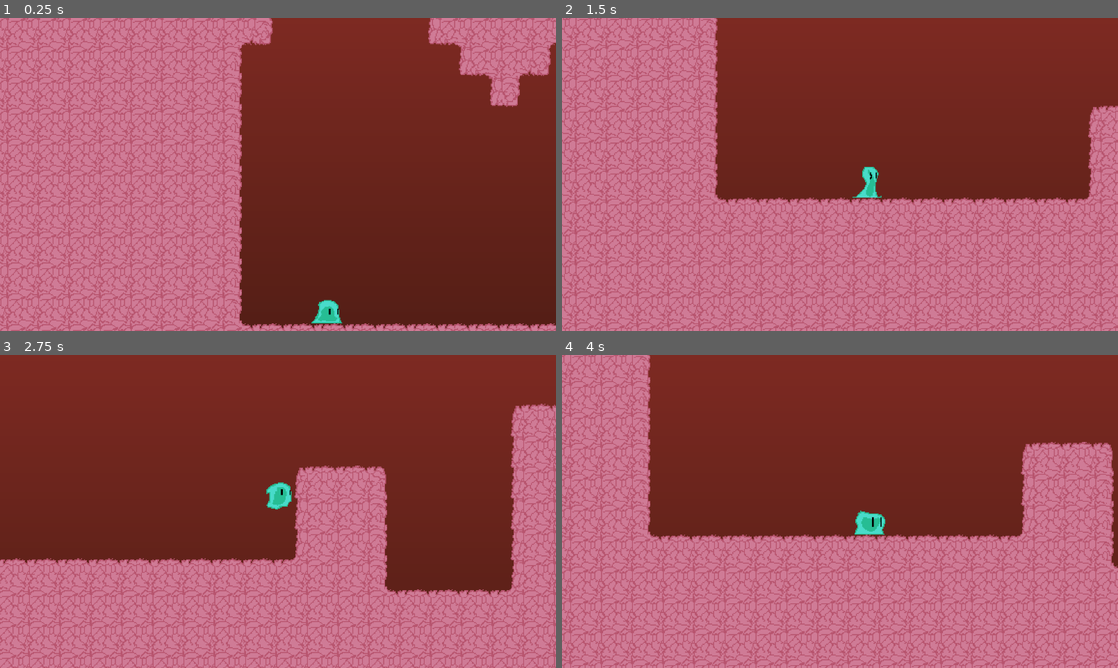
Above: before the commit, frames 1-4 (two rows, left to right).
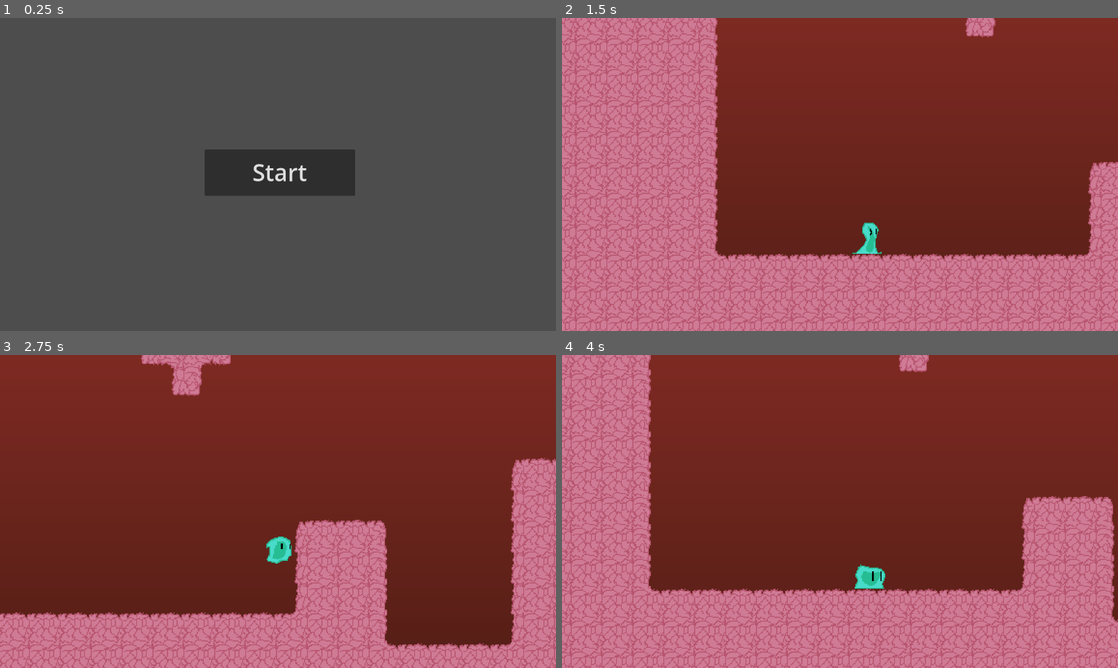
Above: after the commit, the same moments.

Repository: HeyItsEquin/Platformer
Game: Godot game, scene res://MainMenu.tscn
The game is run twice, just before and just after one commit, with the same random seed, the same clock (stepped at 60 frames per second) and the same inputs. Before the commit the project starts from res://Game.tscn.
Inputs (mouse positions are in pixels of both pictures, inside the frame that each line leads up to):
- Up to frame 1 (0.25 s): no input
- Up to frame 2 (1.5 s): click (840, 171) at 0.5 s, where only the run after the commit has a clickable "Start"; hold D (move_right) from 1.28 s (still down); hold Ctrl (burrow) from 1.28 s (still down)
- Up to frame 3 (2.75 s): keep holding D (move_right); tap W (move_up) at 1.52, 1.55, 1.82, 2.1, 2.27, 2.57 s; release Ctrl (burrow) at 2.03 s; tap Ctrl (burrow) at 2.3 s
- Up to frame 4 (4 s): release D (move_right) at 2.78 s; hold A (move_left) 2.78-3.53 s; hold Ctrl (burrow) 2.78-3.53 s; tap W (move_up) at 3.05, 3.77 s; hold D (move_right) from 3.53 s (still down); tap Ctrl (burrow) at 3.6 s

The runs differ from the first frame. In frame 1, 100% of the frame differs, in the area x 0-100%, y 0-100%; in frame 2, 29%; in frame 3, 27%; in frame 4, 29%.

Commit message:
Added simple main menu

Diff:
--- a/Game.tscn
+++ b/Game.tscn
@@ -14,6 +14,7 @@
 
 [node name="Camera" parent="." unique_id=1163935152 node_paths=PackedStringArray("follow_target") instance=ExtResource("3_t88pq")]
 follow_target = NodePath("../Player")
+height_offset = 64.0
 
 [node name="Brain" parent="Camera" index="0" unique_id=270523450]
 visible = true
--- /dev/null
+++ b/MainMenu.tscn
@@ -0,0 +1,26 @@
+[gd_scene format=3 uid="uid://dwsvrdr6egww5"]
+
+[ext_resource type="Script" uid="uid://j4v6tyagsd1s" path="res://main_menu.gd" id="1_i26rj"]
+
+[sub_resource type="Theme" id="Theme_kjwba"]
+default_font_size = 48
+
+[node name="MainMenu" type="Control" unique_id=789434898]
+layout_mode = 3
+anchors_preset = 15
+anchor_right = 1.0
+anchor_bottom = 1.0
+grow_horizontal = 2
+grow_vertical = 2
+script = ExtResource("1_i26rj")
+
+[node name="Button" type="Button" parent="." unique_id=33670807]
+layout_mode = 0
+offset_left = 424.0
+offset_top = 272.0
+offset_right = 736.0
+offset_bottom = 368.0
+theme = SubResource("Theme_kjwba")
+text = "Start"
+
+[connection signal="pressed" from="Button" to="." method="_on_button_pressed"]
--- a/Scenes/Player/player.gd
+++ b/Scenes/Player/player.gd
@@ -1,48 +1,44 @@
 extends CharacterBody2D
 
 @export var move_speed = 400.0
-@export var burrow_move_speed = 200.0 # Movement speed while burrowed
+@export var burrow_move_speed = 200.0
 @export var jump_force_standard = 500
-@export var jump_force_burrowed = 700 # Jump force when jumping out of a burrow
-@export var jump_force = jump_force_standard
-@export var jump_cut_multiplier = 0.5 #Multiplier for gravity when a jump is cut off
-@export var fall_gravity_multiplier = 1.8 # Gravitational multiplier when falling from a jump
-@export var collision_height_jumping = 32.0 # Hitbox height whilst jumping
-@export var collision_height = 24.0 # Hitbox height
-@export var collision_height_burrowed = 8.0 # Hitbox height whilst burrowed
+@export var jump_force_burrowed = 700
+@export var jump_cut_multiplier = 0.5
+@export var fall_gravity_multiplier = 1.8
+@export var collision_height_jumping = 32.0
+@export var collision_height = 24.0
+@export var collision_height_burrowed = 8.0
+@export var move_speed_transition_speed = 4.0
 
 @export var level: Node2D
 
 const COLLISION_OFFSET_Y = 4
-
 const GRAVITY = 980
 
 var is_jumping = false
 var is_burrowed = false
 var is_burrowing = false
 var use_burrowed_speed = false
-var DEBUG_ANIM = false
-
-enum JumpState { NONE, TAKEOFF, RISING, APEX, FALLING, LANDING, DROPPING } # Different "stages" of a jump
-var jump_state = JumpState.NONE # Current stage of the jump, 'NONE' means not jumping. For use in animations
-
-var should_move = true # Can the player currently move
-var should_jump = true # Can the player currently jump
-var should_burrow = true # Can the player currently burrow/exit burrow
 var animation_locked = false
 
-const JUMP_APEX_THRESHOLD = 50 # The velocity threshold wherein a jump is considered at its 'apex'
-
-const TAKEOFF_FRAMES = 0 # Amount of frames that the takeoff animation has
-const TAKEOFF_FRAMES_BURROWED = 4 # Amount of frames that the takeoff (burrowed ver.) animation has
-const LANDING_FRAMES = 4 # Amount of frames the landing animation has
-const ENTER_BURROW_FRAMES = 4 # Amount of frames the enter burrow animation has
-const DROPPING_FRAMES = 4 # Amount of frames the dropping animation has
+enum JumpState { NONE, TAKEOFF, RISING, APEX, FALLING, LANDING, DROPPING }
+var jump_state = JumpState.NONE
+
+var should_move = true
+var should_jump = true
+var should_burrow = true
+
+const JUMP_APEX_THRESHOLD = 50
+
+const TAKEOFF_FRAMES = 0
+const TAKEOFF_FRAMES_BURROWED = 4
+const LANDING_FRAMES = 4
+const ENTER_BURROW_FRAMES = 4
+const DROPPING_FRAMES = 4
 var state_timer = 0
 
 var current_move_speed = move_speed
-@export var move_speed_transition_speed = 4.0
-
 var latest_checkpoint: Vector2
 
 func _ready() -> void:
@@ -56,6 +52,23 @@
 	apply_gravity(delta)
 	process_input(delta)
 	move_and_slide()
+
+func set_player_control(enabled: bool) -> void:
+	should_move = enabled
+	should_jump = enabled
+	should_burrow = enabled
+
+func set_burrowed(burrowed: bool) -> void:
+	is_burrowed = burrowed
+	use_burrowed_speed = burrowed
+
+func reset_state() -> void:
+	set_player_control(true)
+	set_burrowed(false)
+	animation_locked = false
+	is_burrowing = false
+	jump_state = JumpState.NONE
+	velocity = Vector2.ZERO
 
 func apply_gravity(delta: float) -> void:
 	if is_on_floor():
@@ -96,7 +109,7 @@
 			if state_timer <= 0:
 				jump_state = JumpState.NONE
 		JumpState.DROPPING:
-			state_timer = -1
+			state_timer -= 1
 			if state_timer <= 0:
 				jump_state = JumpState.FALLING
 				$PlayerSprite.play("jump_falling")
@@ -149,15 +162,11 @@
 
 func jump(burrowed: bool = false) -> void:
 	if is_on_floor() and should_jump:
-		velocity.y = -jump_force
+		velocity.y = -(jump_force_burrowed if burrowed else jump_force_standard)
 		is_jumping = true
 		jump_state = JumpState.TAKEOFF
-		state_timer = TAKEOFF_FRAMES
-
-		if burrowed:
-			velocity.y = -jump_force_burrowed
-			state_timer = TAKEOFF_FRAMES_BURROWED
-			$PlayerSprite.play("tile_exit_jump")
+		state_timer = TAKEOFF_FRAMES_BURROWED if burrowed else TAKEOFF_FRAMES
+		$PlayerSprite.play("jump_takeoff", 0.6)
 
 func jump_cut() -> void:
 	if is_jumping and velocity.y < 0:
@@ -168,8 +177,8 @@
 		return
 
 	is_burrowing = true
+	should_jump = false
 	use_burrowed_speed = true
-	should_jump = false
 	$PlayerSprite.play("enter_burrow", 1.4)
 	await $PlayerSprite.animation_finished
 	should_jump = true
@@ -179,13 +188,10 @@
 func can_burrow() -> bool:
 	if not should_burrow:
 		return false
-
 	if is_burrowed or is_burrowing:
 		return false
-
 	if is_jumping:
 		return false
-
 	return true
 
 func exit_burrow(jumped: bool) -> void:
@@ -193,18 +199,17 @@
 		return
 
 	if jumped:
-		is_burrowed = false
-		use_burrowed_speed = false
+		set_burrowed(false)
 		should_jump = true
 		jump(true)
 	else:
 		is_burrowing = true
+		should_jump = false
 		use_burrowed_speed = false
-		should_jump = false
 		$PlayerSprite.play("exit_burrow", 1.3)
 		await $PlayerSprite.animation_finished
 		should_jump = true
-		is_burrowed = false
+		set_burrowed(false)
 		is_burrowing = false
 
 func can_exit_burrow() -> bool:
@@ -242,10 +247,9 @@
 	if not should_move:
 		velocity.x = 0
 
-func get_move_speed(delta: float) -> int:
+func get_move_speed(delta: float) -> float:
 	var target = burrow_move_speed if use_burrowed_speed else move_speed
 	current_move_speed = lerpf(current_move_speed, target, move_speed_transition_speed * delta)
-
 	return current_move_speed
 
 # For the love of god don't fucking change this PLEASE
@@ -257,33 +261,24 @@
 
 func get_target_collider_height() -> float:
 	var target = collision_height
-
 	if is_burrowed and not is_jumping:
 		target = collision_height_burrowed
 	if is_jumping and not is_burrowed:
 		target = collision_height_jumping
-
 	return target
 
 func die() -> void:
-	should_move = false
-	should_jump = false
-	should_burrow = false
-
+	set_player_control(false)
 	animation_locked = true
-
 	$PlayerSprite.stop()
 	$PlayerSprite.play("death", 2.4)
 	await $PlayerSprite.animation_finished
-
 	respawn(get_latest_checkpoint())
 
 func respawn(location: Vector2 = position) -> void:
+	reset_state()
 	position = location
-	should_move = true
-	should_jump = true
-	should_burrow = true
-	animation_locked = false
+	$PlayerSprite.play("idle")
 
 func get_latest_checkpoint() -> Vector2:
 	return level.get_node("PlayerSpawn").position
--- /dev/null
+++ b/main_menu.gd
@@ -0,0 +1,4 @@
+extends Control
+
+func _on_button_pressed() -> void:
+	get_tree().change_scene_to_file("res://Game.tscn")
--- a/project.godot
+++ b/project.godot
@@ -15,7 +15,7 @@
 [application]
 
 config/name="Campfire Project"
-run/main_scene="res://Game.tscn"
+run/main_scene="uid://dwsvrdr6egww5"
 config/features=PackedStringArray("4.6", "Forward Plus")
 config/icon="res://icon.svg"
 
Not shown, added: main_menu.gd.uid
